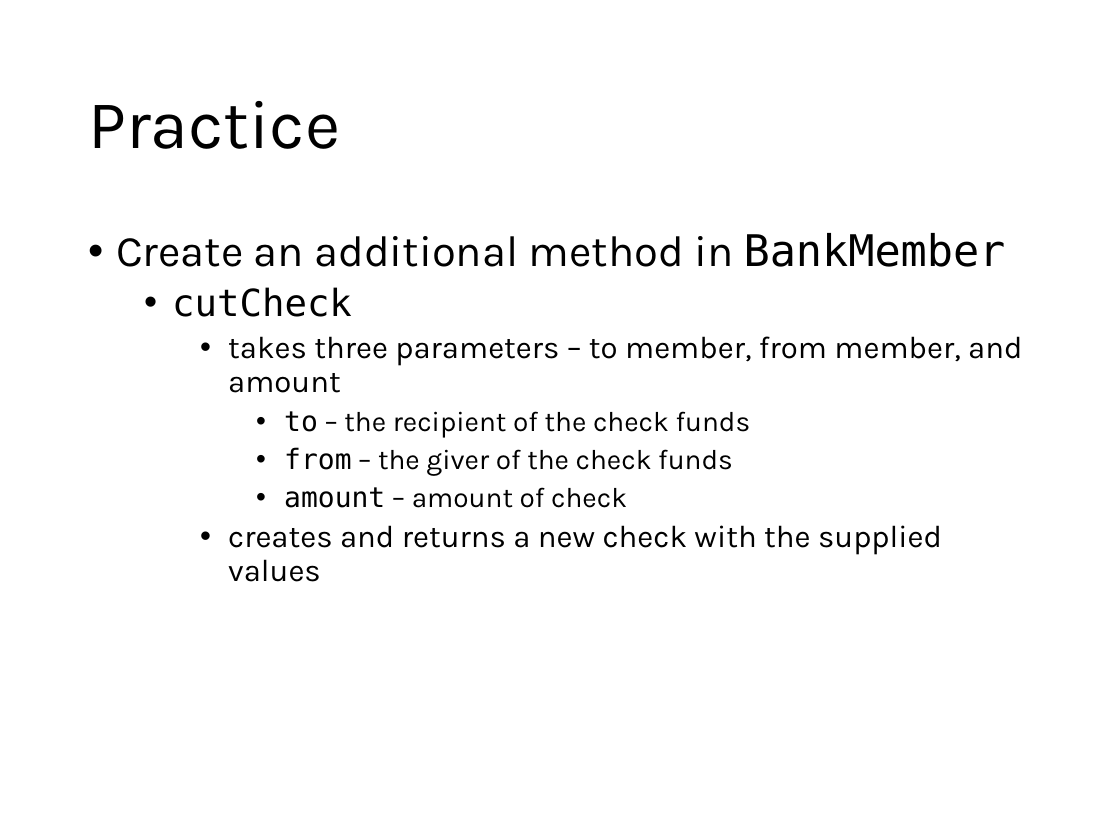
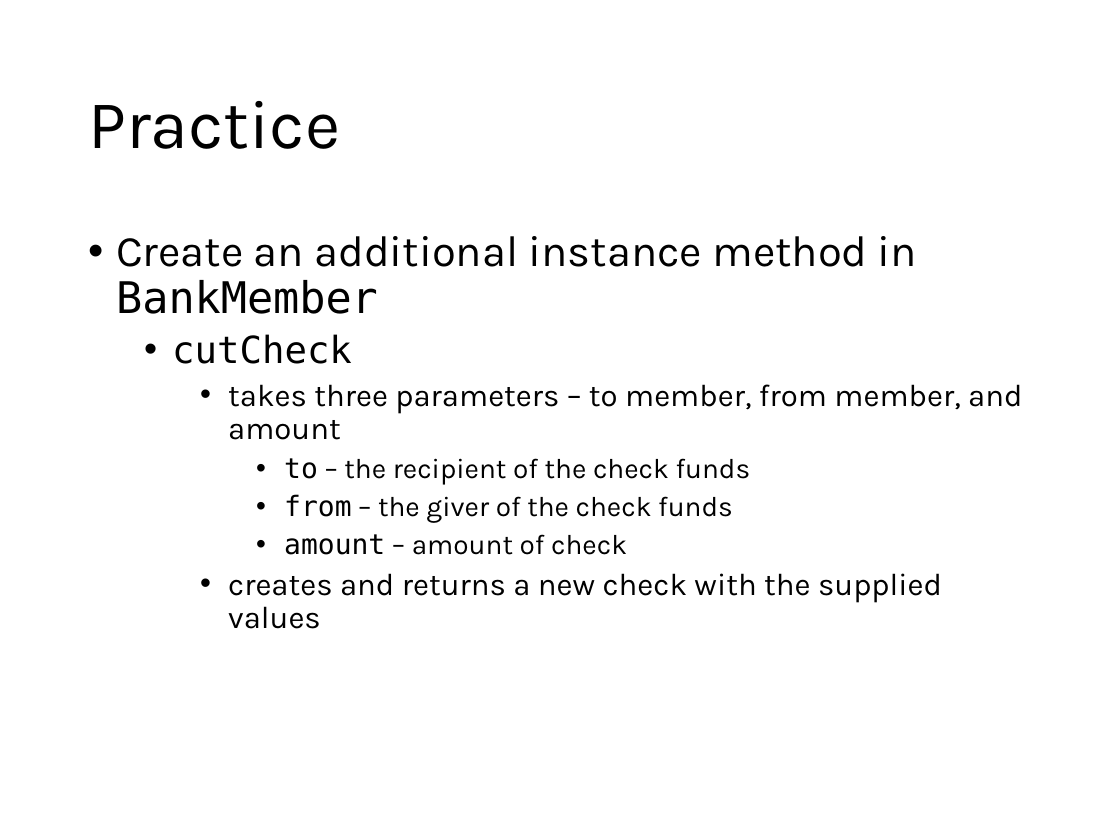
Before and after one commit to CSBSJU/CSCI-160, a slide deck: slide 7 of assets/slides/classes/slides.pptx. Drawn at 1120x840 pixels with LibreOffice and Linux fonts; fonts in the diff are those of the drawing. Boxes give left, top, right and bottom in pixels: in the first picture for what was removed or moved away, otherwise in the second. Text is boxed around its words. In the diff, an @@ line names an element or a change of style, - is before the commit and + after.

Commit message:
updated slides

```diff
--- a/assets/slides/classes/slides.pptx
+++ b/assets/slides/classes/slides.pptx
@@ text at <box>116,236,917,314</box>: text changed @@
-• Create an additional method in BankMember
+• Create an additional instance method in BankMember
```
Also in this commit, not shown: 1 other slide changed, 2 slides added.
